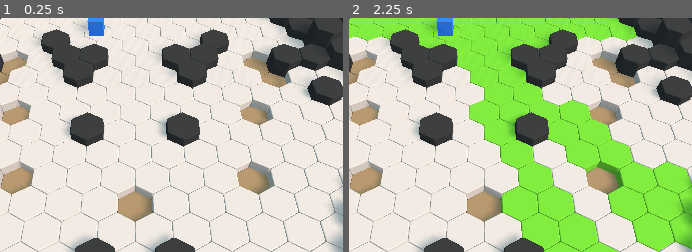
Above: before the commit, frames 1-2 (left to right).
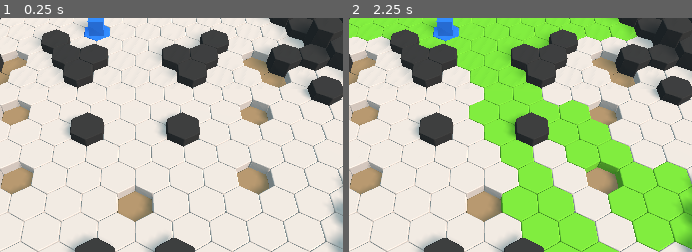
Above: after the commit, the same moments.

Repository: Tess-Qieu/Alakazam-Phoenix
Game: Godot game, scene res://Scenes/BattleScreen.tscn
Same seed, same stepped clock (60 frames per second), same inputs: the game is played once before the commit and once after it.
Inputs:
- Up to frame 1 (0.25 s): no input
- Up to frame 2 (2.25 s): click "Spell" at 0.5 s; click "Clear" at 1.25 s; click "Spell" at 2 s
The pictures show only the part of the screen within x 22-72%, y 11-61%; the shares and areas given below are measured in that part.

The runs differ from the first frame. In frame 1, 0.2% of the frame differs, in the area x 24-33%, y 3-10%; in frame 2, 0.2%.

Commit message:
Line at hovering addition

Diff:
--- a/HexGrid/Scripts/Battle.gd
+++ b/HexGrid/Scripts/Battle.gd
@@ -12,6 +12,8 @@
 	create_character('blue')
 	create_character('red')
 	current_character = team_blue[0]
+	_color_current_character_cell()
+	$Map.connect("a_cell_hovered", self, "_on_a_cell_hovered")
 
 func create_character(team):
 	var cell = $Map.cells_floor[rng.randi_range(0, len($Map.cells_floor))]
@@ -25,20 +27,32 @@
 	elif team == 'red':
 		team_red += [character]
 
+func _color_current_character_cell():
+	if (current_character in team_blue):
+		current_character.current_cell.change_material('blue')
+	elif (current_character in team_red):
+		current_character.current_cell.change_material('red')
+	else:
+		current_character.current_cell.change_material('green')
+
 func _on_character_selected(character):
 	$Map.clear()
 
 	current_character = character
-	if (character in team_blue):
-		character.current_cell.change_material('blue')
-	elif (character in team_red):
-		character.current_cell.change_material('red')
-	else:
-		character.current_cell.change_material('green')
+	_color_current_character_cell()
 
 func _on_ButtonSpell_pressed():
 	$Map.clear()
 	var fov = $Map.display_field_of_view(current_character.current_cell, 20)
+	_color_current_character_cell()
 
 func _on_ButtonClear_pressed():
 	$Map.clear()
+	_color_current_character_cell()
+
+func _on_a_cell_hovered(active, cell):
+	$Map.clear()
+	_color_current_character_cell()
+
+	if active:
+		$Map.draw_path(current_character.current_cell, cell)
--- a/HexGrid/Scripts/Cell.gd
+++ b/HexGrid/Scripts/Cell.gd
@@ -5,6 +5,7 @@
 var kind
 
 signal cell_clicked(index)
+signal cell_hovered(active)
 
 const CIRCLE_RAY = 1
 const SPACE_BETWEEN = 0
@@ -15,6 +16,8 @@
 const TRANS_DOWNRIGHT = Vector2(DIST*RATIO/2, 3.0*CIRCLE_RAY*RATIO/2)
 
 func _ready():
+	$Circle/Area.connect("mouse_entered", self, '_on_Area_mouse_entered')
+	$Circle/Area.connect("mouse_exited", self, '_on_Area_mouse_exited')
 	pass
 
 func init(_q, _r, _kind):
@@ -46,3 +49,9 @@
 
 	elif event is InputEventMouseMotion:
 		pass
+
+func _on_Area_mouse_entered():
+	emit_signal("cell_hovered", true)
+
+func _on_Area_mouse_exited():
+	emit_signal("cell_hovered", false)
--- a/HexGrid/Scripts/Global.gd
+++ b/HexGrid/Scripts/Global.gd
@@ -6,7 +6,8 @@
 				'border': '352f2b',
 				'blue': '2876df',
 				'red': 'df4828',
-				'green': '79cc2b'
+				'green': '79cc2b',
+				'skyblue': '87ceeb'
 				}
 
 func _ready():
--- a/HexGrid/Scripts/Map.gd
+++ b/HexGrid/Scripts/Map.gd
@@ -17,13 +17,14 @@
 const RAY_ARENA = 8
 const RAY = LENGTH_BORDER + RAY_ARENA
 
+signal a_cell_hovered(active, cell)
+
 
 # Initialization
 func _ready():
 	rng.randomize()
 	generate_grid()
 	instance_map()
-
 
 
 # Usefull functions
@@ -89,6 +90,7 @@
 	add_instance_to_grid(cell, q, r)
 	if kind == "floor":
 		cell.connect("cell_clicked", self, "click_handler", [cell])
+		cell.connect("cell_hovered", self, "_on_cell_hovered", [cell])
 		cells_floor += [cell]
 
 func instance_map():
@@ -114,7 +116,7 @@
 	# Function used to calulate a step on a line
 	return start + (end-start)*step
 
-func _compute_line(start, end):
+func compute_line(start, end):
 	# Line calculation between two cells
 	var line = []
 	var N = distance_coord(start.q, start.r, end.q, end.r)
@@ -158,8 +160,8 @@
 	for target in cells_floor:
 
 		if distance_coord(cell.q, cell.r, target.q, target.r) <= distance:
-			var line = _compute_line(cell, target)
-			line += _compute_line(target, cell)
+			var line = compute_line(cell, target)
+			line += compute_line(target, cell)
 
 			var flag = true
 			for c in line :
@@ -205,7 +207,7 @@
 
 	return list
 
-func path(start, end):
+func compute_path(start, end):
 	# Function calculating a path between two cells.
 	# Starting and ending cells are not included in the path
 	# The frontier is the line of farest cells reached
@@ -244,6 +246,12 @@
 
 	return _path
 
+func draw_path(start, end):
+	var path = compute_path(start, end)
+	for elt in path:
+		elt.change_material('green')
+	end.change_material('skyblue')
+
 
 
 
@@ -262,6 +270,10 @@
 		cell_clicked(cell)
 		cells_floor += [cell]
 
+# Function receiving a cell_hovered event
+func _on_cell_hovered(active, cell):
+	emit_signal("a_cell_hovered", active, cell)
+
 
 
 
